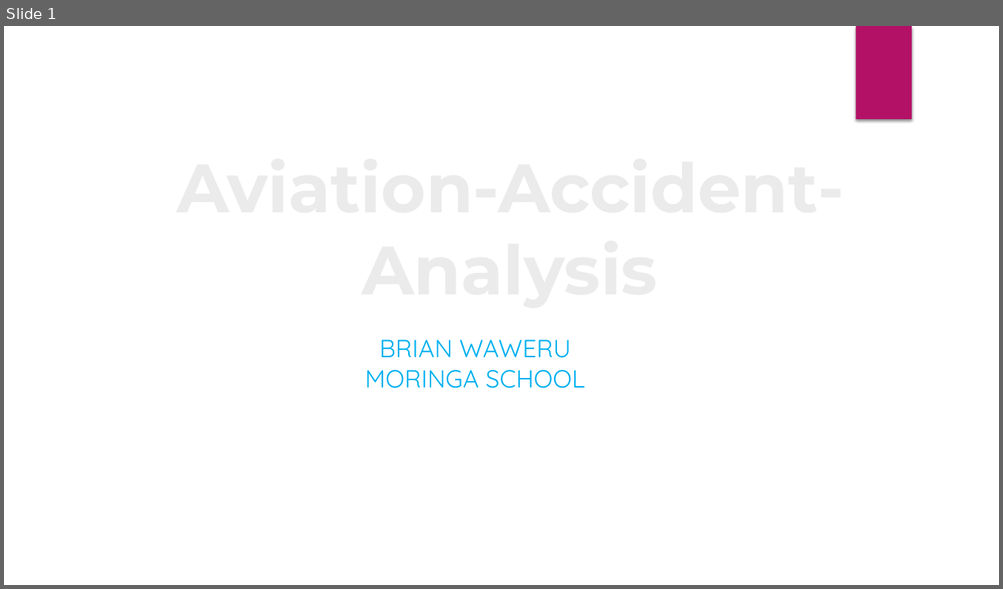
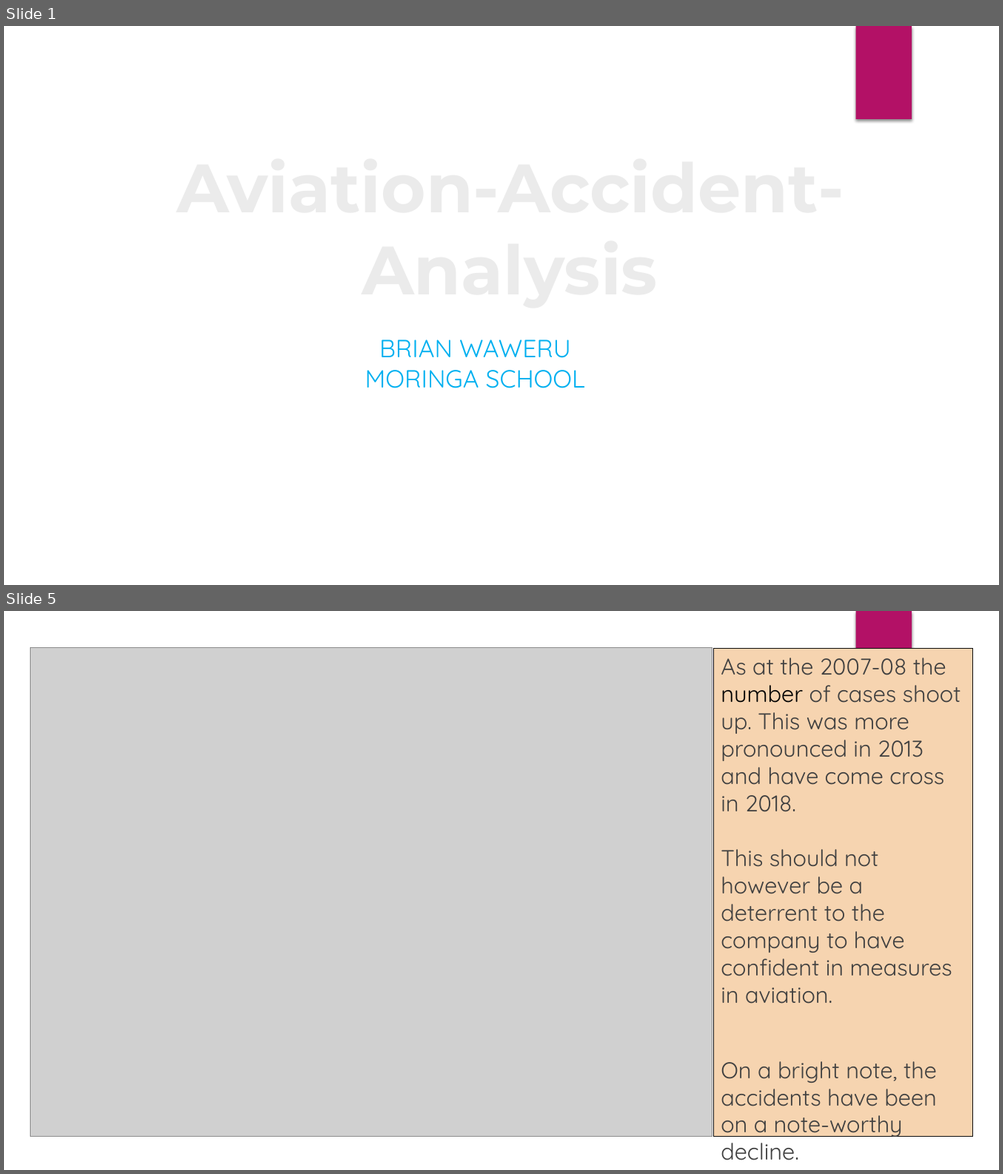
Before and after one commit to rurigi-waweru/dsfpt10-p1-dsc-phase-1-project, a slide deck: project-files/Aviation-Accident-Analysis.pptx. Shown one above the other, each under a label of ours: slide 1 before the commit, slides 1 and 5 after it; the slides between them are not shown. The pictures are 1003x589 and 1003x1174 pixels, drawn with LibreOffice and Linux fonts; fonts in the diff are those of the drawing; grey boxes stand for pictures; background and template pictures are left out. Boxes give left, top, right and bottom in pixels: in the first picture for what was removed or moved away, otherwise in the second. Text is boxed around its words. In the diff, an @@ line names an element or a change of style, - is before the commit and + after.

```diff
--- a/project-files/Aviation-Accident-Analysis.pptx
+++ b/project-files/Aviation-Accident-Analysis.pptx
@@ slide 5 added at [4,611,999,1170], background picture (left out); not listed: 1 template element that a slide beside it also shows @@
@@ group added at [4,611,999,1170]: 5 ellipses, 3 freeform shapes @@
@@ picture added at [31,648,712,1138] @@
@@ text added at [714,649,973,1138], fill #F6D4B0, outline #0D0D0D 0.75 pt, 22 pt, text #404040 @@
+As at the 2007-08 the number of cases shoot up. This was more pronounced in 2013 and have come cross in 2018.
+This should not however be a deterrent to the company to have confident in measures in aviation.
+On a bright note, the accidents have been on a note-worthy decline.
```
Also in this commit, not shown: 4 slides changed, 4 other slides added, 9 slides removed, 1 other file.
